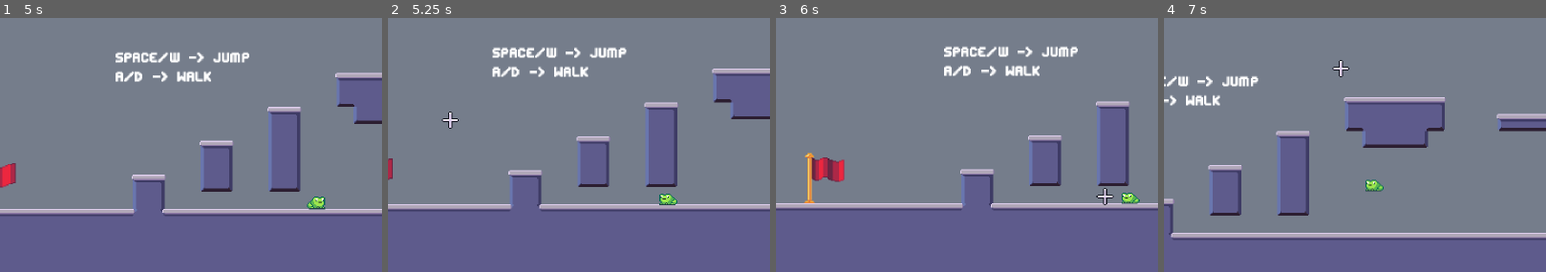
Above: before the commit, frames 1-4 (left to right).
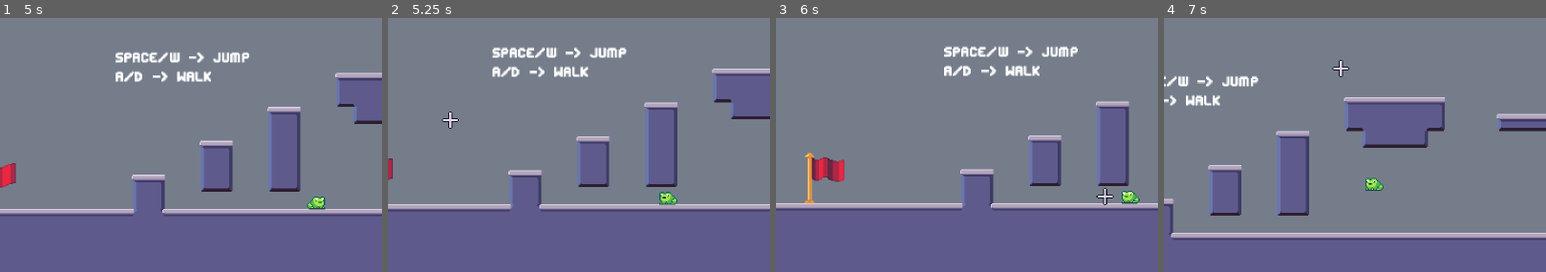
Above: after the commit, the same moments.

Repository: MadAvidCoder/Spin-phibian
Game: Godot game, scene res://scenes/title_screen.tscn
Two runs of this game, one before a commit and one after it. Both use one fixed random seed, a clock stepped at 60 frames per second and the inputs below.
Inputs (mouse positions are % of the whole screen's width and height, from its top left):
- Up to frame 1 (5 s): click (41, 74) at 0.5 s; move the mouse to (72, 45) at 1.27 s; hold G (god) 1.28-2.03 s; hold D (right) 1.28-2.78 s; tap Space (jump) at 1.52, 2.27, 3.77, 4.52 s; move the mouse to (30, 55) at 2.02 s; click (30, 55) at 2.1 s; move the mouse to (60, 28) at 2.77 s; hold A (left) 2.78-3.53 s; hold G (god) 2.78-3.53 s; move the mouse to (45, 70) at 3.52 s; hold D (right) from 3.53 s (still down); click (45, 70) at 3.6 s; move the mouse to (80, 65) at 4.27 s; hold G (god) from 4.28 s (still down)
- Up to frame 2 (5.25 s): move the mouse to (20, 35) at 5.02 s; release D (right) at 5.03 s; release G (god) at 5.03 s; hold A (left) from 5.03 s (still down); click (20, 35) at 5.1 s
- Up to frame 3 (6 s): tap Space (jump) at 5.27 s; move the mouse to (55, 50) at 5.77 s; release A (left) at 5.78 s; hold D (right) from 5.78 s (still down); hold G (god) from 5.78 s (still down)
- Up to frame 4 (7 s): move the mouse to (35, 25) at 6.52 s; release D (right) at 6.53 s; release G (god) at 6.53 s; hold A (left) from 6.53 s (still down); click (35, 25) at 6.6 s; tap Space (jump) at 6.77 s
The pictures show only the part of the screen within x 12-62%, y 15-65%; the shares and areas given below are measured in that part.

Frame 1 is identical in both runs. In frame 2, 0.2% of the frame differs, in the area x 71-76%, y 68-74%; in frame 3, 0.1%; in frame 4, 0.2%, in the area x 52-58%, y 62-69%.

Commit message:
Imrpove walk squish anim

Diff:
--- a/src/scenes/frog.tscn
+++ b/src/scenes/frog.tscn
@@ -135,7 +135,7 @@
 
 [sub_resource type="Animation" id="Animation_rq8tc"]
 resource_name = "squish"
-length = 0.6
+length = 0.33333334
 loop_mode = 1
 tracks/0/type = "value"
 tracks/0/imported = false
@@ -144,7 +144,7 @@
 tracks/0/interp = 1
 tracks/0/loop_wrap = true
 tracks/0/keys = {
-"times": PackedFloat32Array(0, 0.06666667, 0.23333333, 0.33333334),
+"times": PackedFloat32Array(0, 0.06666667, 0.16666667, 0.2),
 "transitions": PackedFloat32Array(1, 1.5691684, 1, 1),
 "update": 1,
 "values": [1.0, 0.87, 0.87, 1.0]
@@ -156,7 +156,7 @@
 tracks/1/interp = 1
 tracks/1/loop_wrap = true
 tracks/1/keys = {
-"times": PackedFloat32Array(0, 0.06666667, 0.23333333, 0.33333334),
+"times": PackedFloat32Array(0, 0.06666667, 0.16666667, 0.2),
 "transitions": PackedFloat32Array(1, 1.56, 1, 1),
 "update": 1,
 "values": [0.0, 1.2, 1.2, 0.0]
